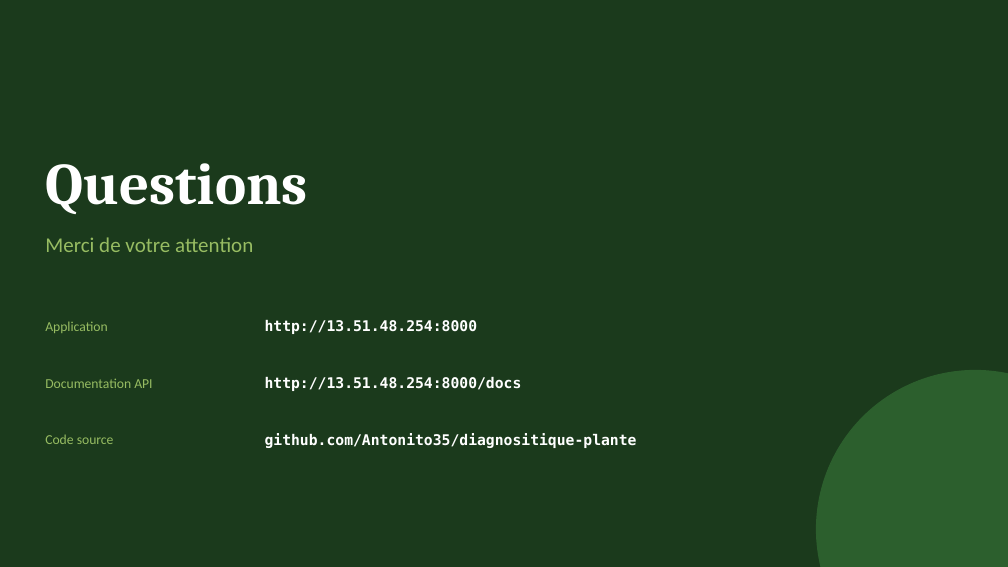
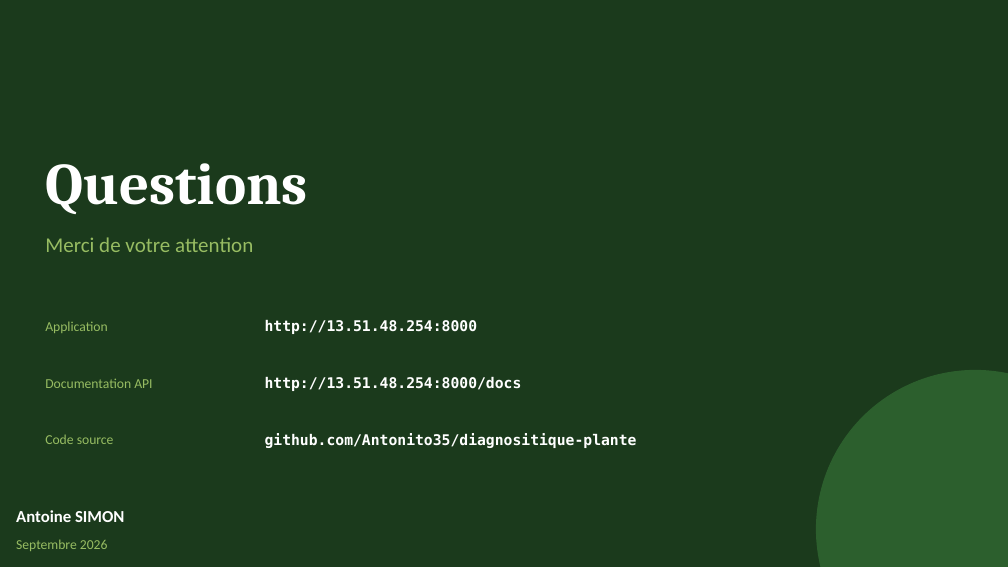
Before and after one commit to Antonito35/diagnositique-plante, a slide deck: slide 15 of SOUTENANCE.pptx (slide 16 before the commit). Drawn at 1008x567 pixels with LibreOffice and Linux fonts; fonts in the diff are those of the drawing. Boxes give left, top, right and bottom in pixels: in the first picture for what was removed or moved away, otherwise in the second. Text is boxed around its words. In the diff, an @@ line names an element or a change of style, - is before the commit and + after.

```diff
--- a/SOUTENANCE.pptx
+++ b/SOUTENANCE.pptx
@@ text added at (16, 510, 124, 522), 16 pt, text #FFFFFF, bold @@
+Antoine SIMON
@@ text added at (16, 539, 108, 551), 13 pt, text #97BC62 @@
+Septembre 2026
```
Also in this commit, not shown: 13 other slides changed, 1 slide added, 2 slides removed.
